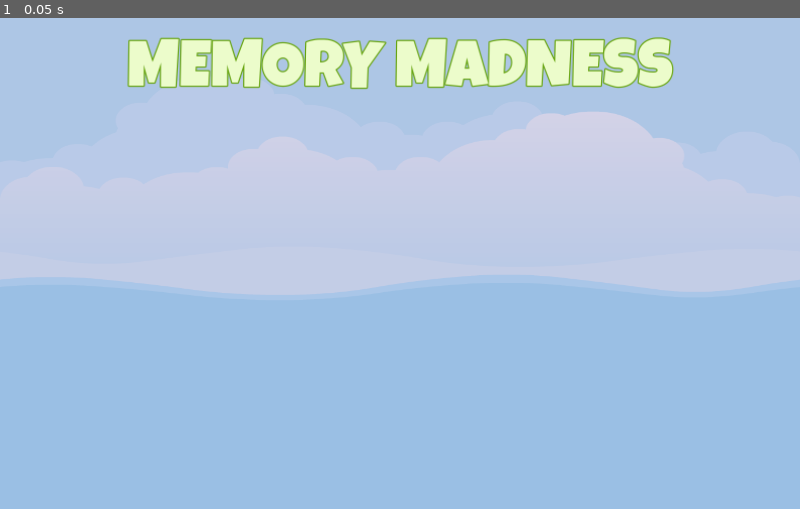
Above: before the commit, frame 1.
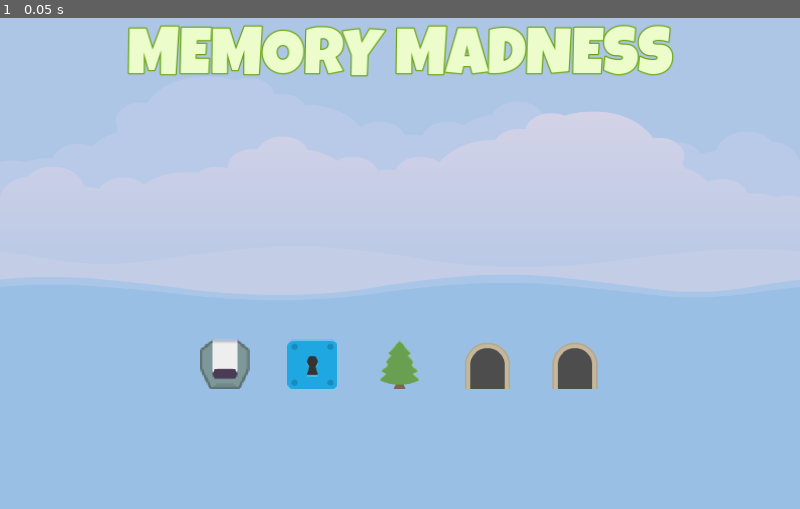
Above: after the commit, the same moment.

Repository: Babrakov/memory-madness
Game: Godot game, scene res://scenes/master/master.tscn
Same seed, same stepped clock (60 frames per second), same inputs: the game is played once before the commit and once after it.
Inputs:
- Up to frame 1 (0.05 s): no input

The runs differ from the first frame. In frame 1, 7.6% of the frame differs, in the area x 15-85%, y 1-76%.

Commit message:
Front Sprite

Diff:
--- /dev/null
+++ b/scenes/front_sprite/front_sprite.gd
@@ -0,0 +1,14 @@
+extends TextureRect
+
+
+# Called when the node enters the scene tree for the first time.
+func _ready() -> void:
+	set_random_image()
+
+
+# Called every frame. 'delta' is the elapsed time since the previous frame.
+func _process(delta: float) -> void:
+	pass
+
+func set_random_image() -> void:
+	texture = ImageManager.get_random_item_image().get_texture()
--- /dev/null
+++ b/scenes/front_sprite/front_sprite.tscn
@@ -0,0 +1,20 @@
+[gd_scene load_steps=3 format=3 uid="uid://wsva18f5h81g"]
+
+[ext_resource type="Texture2D" uid="uid://cvr41u3kt8wbm" path="res://assets/glitch/brickSpecial08.png" id="1_eflki"]
+[ext_resource type="Script" path="res://scenes/front_sprite/front_sprite.gd" id="2_hn6f0"]
+
+[node name="FrontSprite" type="TextureRect"]
+anchors_preset = 8
+anchor_left = 0.5
+anchor_top = 0.5
+anchor_right = 0.5
+anchor_bottom = 0.5
+offset_left = -20.0
+offset_top = -20.0
+offset_right = 20.0
+offset_bottom = 20.0
+grow_horizontal = 2
+grow_vertical = 2
+pivot_offset = Vector2(32, 32)
+texture = ExtResource("1_eflki")
+script = ExtResource("2_hn6f0")
--- a/scenes/main/main.tscn
+++ b/scenes/main/main.tscn
@@ -1,6 +1,7 @@
-[gd_scene load_steps=2 format=3 uid="uid://d1r65lcb3pbld"]
+[gd_scene load_steps=3 format=3 uid="uid://d1r65lcb3pbld"]
 
 [ext_resource type="LabelSettings" uid="uid://bb475bkqlpx44" path="res://assets/LG_84_Green.tres" id="1_2465f"]
+[ext_resource type="PackedScene" uid="uid://wsva18f5h81g" path="res://scenes/front_sprite/front_sprite.tscn" id="2_ivbcn"]
 
 [node name="Main" type="Control"]
 layout_mode = 3
@@ -53,6 +54,22 @@
 [node name="HBoxSprites" type="HBoxContainer" parent="ColorRect/VBoxContainer"]
 layout_mode = 2
 size_flags_horizontal = 4
+theme_override_constants/separation = 48
+
+[node name="FrontSprite" parent="ColorRect/VBoxContainer/HBoxSprites" instance=ExtResource("2_ivbcn")]
+layout_mode = 2
+
+[node name="FrontSprite2" parent="ColorRect/VBoxContainer/HBoxSprites" instance=ExtResource("2_ivbcn")]
+layout_mode = 2
+
+[node name="FrontSprite3" parent="ColorRect/VBoxContainer/HBoxSprites" instance=ExtResource("2_ivbcn")]
+layout_mode = 2
+
+[node name="FrontSprite4" parent="ColorRect/VBoxContainer/HBoxSprites" instance=ExtResource("2_ivbcn")]
+layout_mode = 2
+
+[node name="FrontSprite5" parent="ColorRect/VBoxContainer/HBoxSprites" instance=ExtResource("2_ivbcn")]
+layout_mode = 2
 
 [node name="Spacer" type="Control" parent="ColorRect/VBoxContainer"]
 layout_mode = 2
